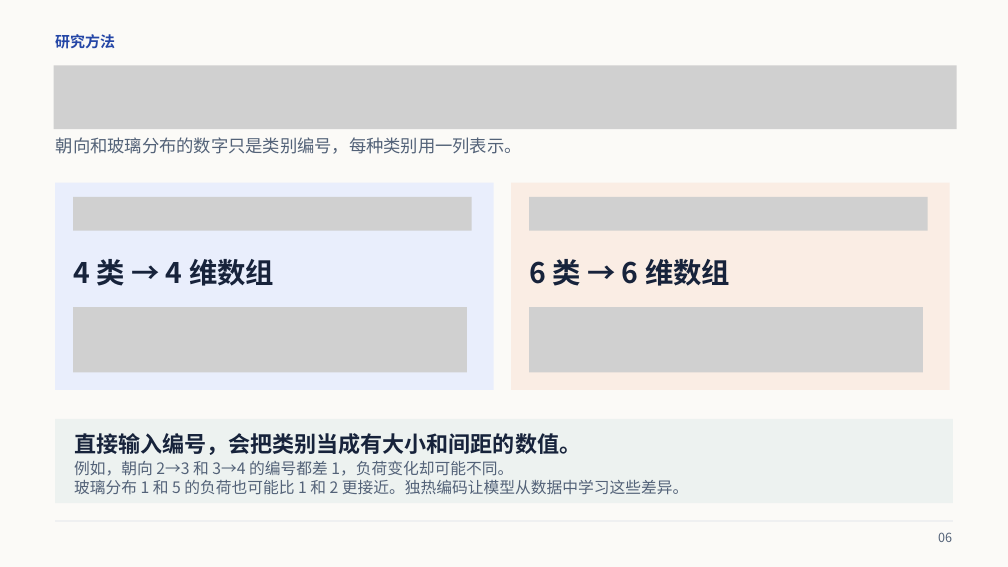
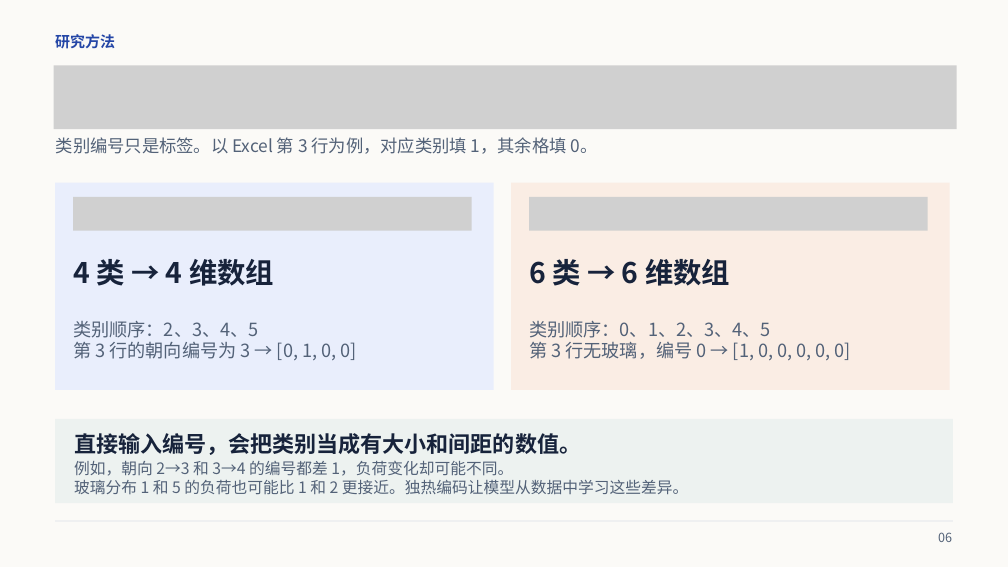
Before and after one commit to wei470/8610-Project, a slide deck: slide 6 of Presentation_中文版.pptx. Drawn at 1008x567 pixels with LibreOffice and Linux fonts; fonts in the diff are those of the drawing; grey boxes stand for pictures. Boxes give left, top, right and bottom in pixels: in the first picture for what was removed or moved away, otherwise in the second. Text is boxed around its words. In the diff, an @@ line names an element or a change of style, - is before the commit and + after.

```diff
--- a/Presentation_中文版.pptx
+++ b/Presentation_中文版.pptx
@@ text at (56,137,598,154): text changed @@
-朝向和玻璃分布的数字只是类别编号，每种类别用一列表示。
+类别编号只是标签。以 Excel 第 3 行为例，对应类别填 1，其余格填 0。
@@ picture removed at (73,307,467,372) @@
@@ text added at (73,321,357,360), 17.2 pt, text #536278 @@
+类别顺序：2、3、4、5
+第 3 行的朝向编号为 3 → [0, 1, 0, 0]
@@ picture removed at (529,307,923,372) @@
@@ text added at (529,321,851,360), 17.2 pt, text #536278 @@
+类别顺序：0、1、2、3、4、5
+第 3 行无玻璃，编号 0 → [1, 0, 0, 0, 0, 0]
```
Also in this commit, not shown: 11 other slides changed, 1 slide removed.
